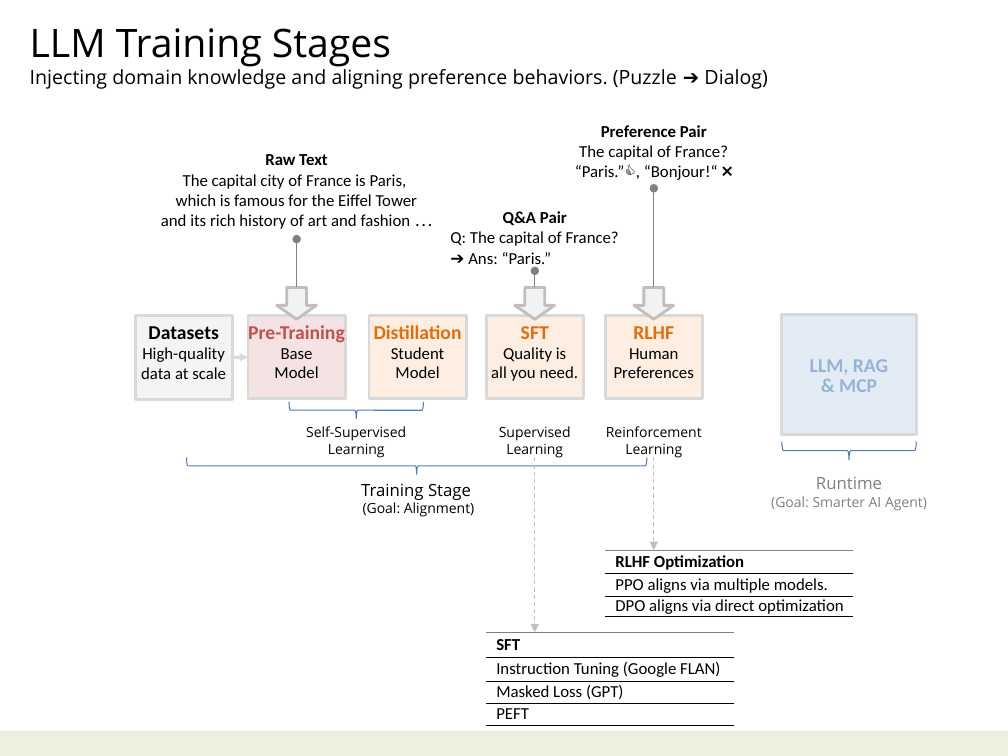
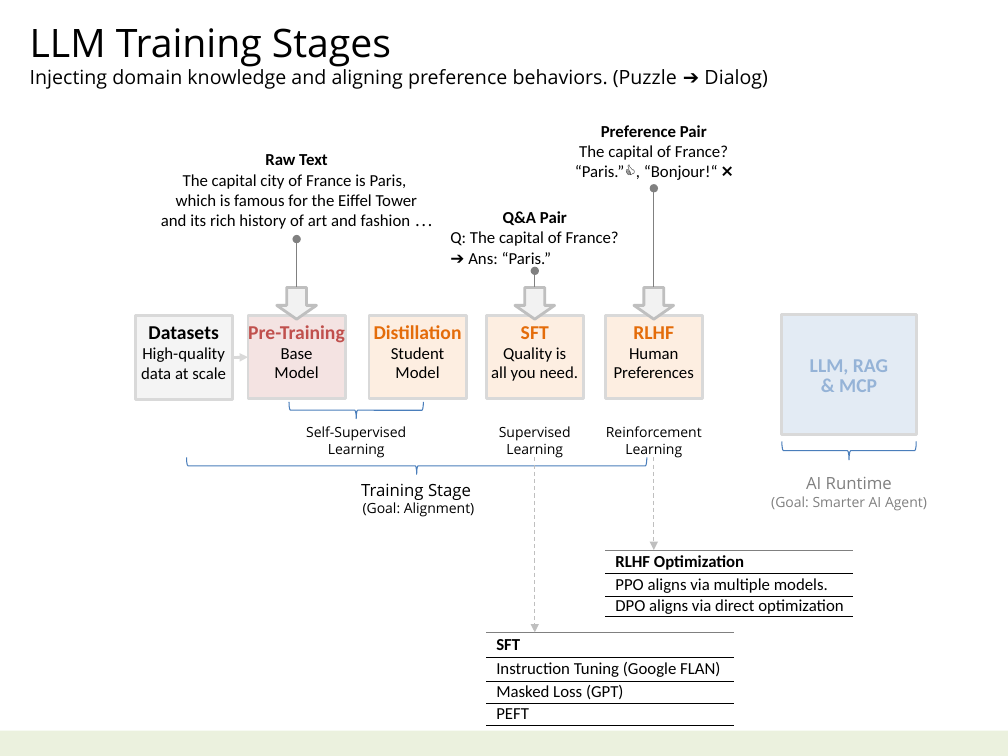
Before and after one commit to navibator/crazy-ai, a slide deck: slide 9 of ai.pptx. Drawn at 1008x756 pixels with LibreOffice and Linux fonts; fonts in the diff are those of the drawing. Boxes give left, top, right and bottom in pixels: in the first picture for what was removed or moved away, otherwise in the second. Text is boxed around its words. In the diff, an @@ line names an element or a change of style, - is before the commit and + after.

Commit message:
ai runtime : ai agent

```diff
--- a/ai.pptx
+++ b/ai.pptx
@@ text at (806, 477, 892, 489): text changed @@
-Runtime
+AI Runtime
```
Also in this commit, not shown: 1 other slide changed, 1 other file.
